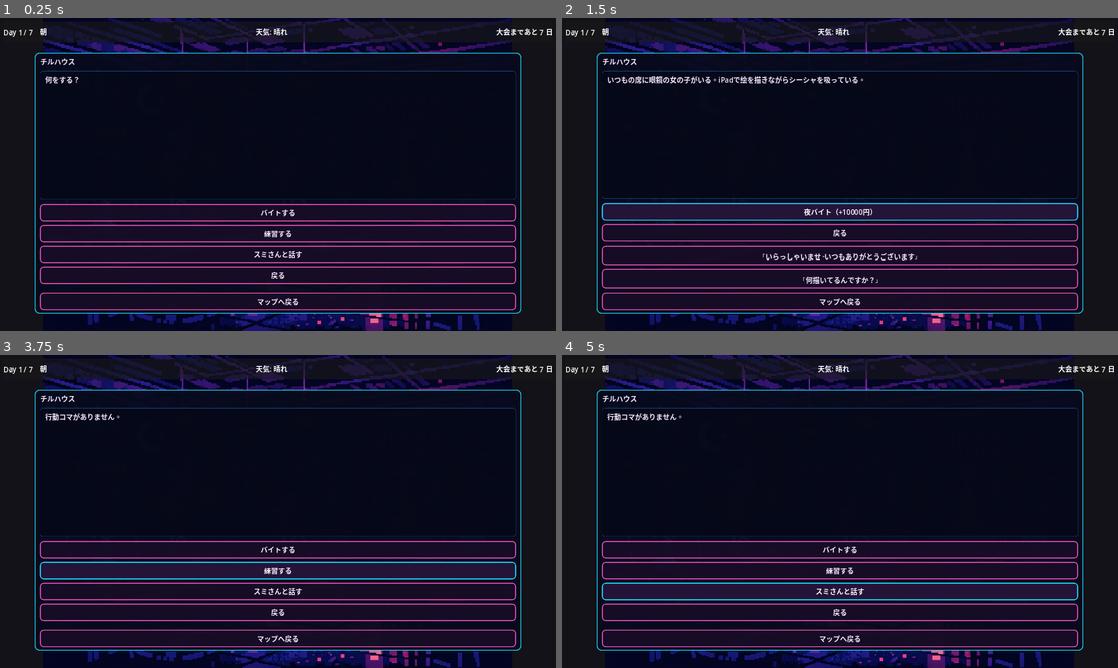
Above: before the commit, frames 1-4 (two rows, left to right).
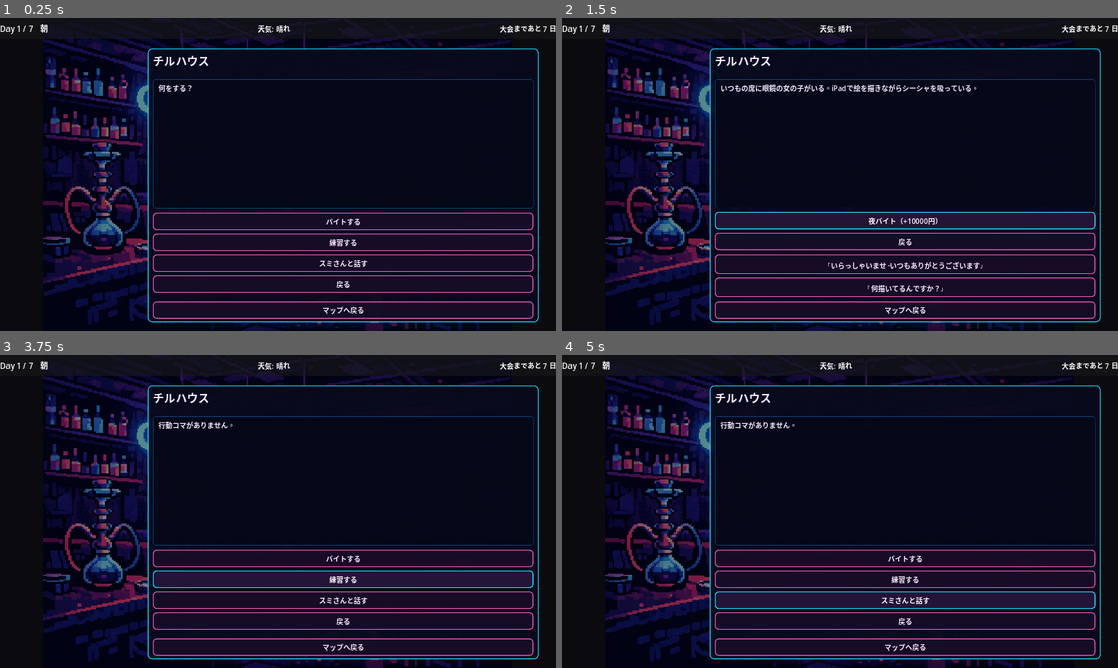
Above: after the commit, the same moments.

Repository: haseatsu114514-dot/shisha-game
Game: Godot game, scene res://scenes/daily/baito.tscn
The game is run twice, just before and just after one commit, with the same random seed, the same clock (stepped at 60 frames per second) and the same inputs. This scene is started directly instead of the project's main scene.
Inputs:
- Up to frame 1 (0.25 s): no input
- Up to frame 2 (1.5 s): click "バイトする" at 0.5 s; click "夜バイト（+10000円）" at 1.25 s
- Up to frame 3 (3.75 s): click "夜バイト（+10000円）" at 2 s; click "戻る" at 2.75 s; click "練習する" at 3.5 s
- Up to frame 4 (5 s): click "スミさんと話す" at 4.25 s

The runs differ from the first frame. In frame 1, 19% of the frame differs, in the area x 0-100%, y 0-100%; in frame 2, 22%; in frame 3, 21%; in frame 4, 20%.

Commit message:
UI刷新：VA-11 HALL-A / ペルソナ5風にシーン再構築
### 壊れた参照の修正
- morning_phone.tscn: Sheesha関連ノード・シグナル接続を完全除去
- sheesha_screen.tscn: 削除（SNS機能廃止に伴い）

### シーン再構築（全10シーン）
- title_screen.tscn: ロゴ画像・背景画像活用、メニューをパネル内に配置
- dialogue_box.tscn: VNスタイル（左にキャラ立ち絵、下部にテキストパネル）
- morning_phone.tscn: スマホフレーム画像を使用したLIME専用画面
- map.tscn: 背景マップ画像＋情報パネルを下部に配置
- baito.tscn: チルハウス背景画像＋半透明オーバーレイ＋右側パネル
- interaction.tscn: 左にキャラ立ち絵、右にテキスト＋選択肢パネル
- shop.tscn: ショップ背景＋スクロール可能なアイテムリスト
- night_end.tscn: DAY REPORTタイトル付きサマリー画面
- hud.tscn: レイヤー10に設定、フォントサイズ統一
- status_screen.tscn: 既存のまま（テーマで自動適用）

### マップの行動回数表示
- 残り行動コマ数をメッセージに表示

### デザイン方針
- 既存のネオン＋ダーク系テーマ（game_manager.gd）を活かす
- 背景画像の上に半透明オーバーレイで雰囲気統一
- パネルは画面右側配置でキャラ立ち絵との共存
- VA-11 HALL-A風：バーカウンター越しの会話レイアウト
- ペルソナ5風：HUDバーのカレンダー情報表示

Co-authored-by: haseatsu114514-dot <haseatsu114514-dot@users.noreply.github.com>

Diff:
--- a/scenes/daily/baito.tscn
+++ b/scenes/daily/baito.tscn
@@ -20,12 +20,19 @@
 expand_mode = 1
 stretch_mode = 5
 
+[node name="DarkOverlay" type="ColorRect" parent="."]
+layout_mode = 1
+anchors_preset = 15
+anchor_right = 1.0
+anchor_bottom = 1.0
+color = Color(0.0, 0.0, 0.02, 0.45)
+
 [node name="Panel" type="PanelContainer" parent="."]
 layout_mode = 1
-offset_left = 80.0
-offset_top = 80.0
-offset_right = 1200.0
-offset_bottom = 680.0
+offset_left = 340.0
+offset_top = 70.0
+offset_right = 1240.0
+offset_bottom = 700.0
 
 [node name="VBox" type="VBoxContainer" parent="Panel"]
 layout_mode = 2
@@ -34,12 +41,17 @@
 [node name="HeaderLabel" type="Label" parent="Panel/VBox"]
 unique_name_in_owner = true
 layout_mode = 2
-text = "チルハウス"
+theme_override_font_sizes/font_size = 26
+text = "CHILL HOUSE"
+
+[node name="Separator" type="HSeparator" parent="Panel/VBox"]
+layout_mode = 2
 
 [node name="BodyLabel" type="RichTextLabel" parent="Panel/VBox"]
 unique_name_in_owner = true
 layout_mode = 2
 size_flags_vertical = 3
+custom_minimum_size = Vector2(0, 140)
 text = "何をする？"
 
 [node name="MenuContainer" type="VBoxContainer" parent="Panel/VBox"]
@@ -55,6 +67,7 @@
 [node name="BackButton" type="Button" parent="Panel/VBox"]
 unique_name_in_owner = true
 layout_mode = 2
+custom_minimum_size = Vector2(0, 38)
 text = "マップへ戻る"
 
 [node name="HUD" parent="." instance=ExtResource("3")]
--- a/scenes/daily/interaction.tscn
+++ b/scenes/daily/interaction.tscn
@@ -15,38 +15,43 @@
 anchors_preset = 15
 anchor_right = 1.0
 anchor_bottom = 1.0
-color = Color(0.0470588, 0.0313726, 0.117647, 1)
-
-[node name="Panel" type="PanelContainer" parent="."]
-layout_mode = 1
-offset_left = 320.0
-offset_top = 90.0
-offset_right = 1160.0
-offset_bottom = 680.0
+color = Color(0.03, 0.02, 0.08, 1)
 
 [node name="CharacterPortrait" type="TextureRect" parent="."]
 unique_name_in_owner = true
 layout_mode = 1
-offset_left = 60.0
-offset_top = 120.0
-offset_right = 290.0
-offset_bottom = 640.0
+offset_left = 30.0
+offset_top = 80.0
+offset_right = 310.0
+offset_bottom = 680.0
 expand_mode = 1
 stretch_mode = 5
 
+[node name="Panel" type="PanelContainer" parent="."]
+layout_mode = 1
+offset_left = 340.0
+offset_top = 70.0
+offset_right = 1240.0
+offset_bottom = 700.0
+
 [node name="VBox" type="VBoxContainer" parent="Panel"]
 layout_mode = 2
-theme_override_constants/separation = 10
+theme_override_constants/separation = 12
 
 [node name="HeaderLabel" type="Label" parent="Panel/VBox"]
 unique_name_in_owner = true
 layout_mode = 2
+theme_override_font_sizes/font_size = 24
 text = "交流"
+
+[node name="Separator" type="HSeparator" parent="Panel/VBox"]
+layout_mode = 2
 
 [node name="BodyLabel" type="RichTextLabel" parent="Panel/VBox"]
 unique_name_in_owner = true
 layout_mode = 2
 size_flags_vertical = 3
+custom_minimum_size = Vector2(0, 160)
 
 [node name="OptionContainer" type="VBoxContainer" parent="Panel/VBox"]
 unique_name_in_owner = true
@@ -55,6 +60,7 @@
 
 [node name="BackButton" type="Button" parent="Panel/VBox"]
 layout_mode = 2
+custom_minimum_size = Vector2(0, 38)
 text = "戻る"
 
 [node name="HUD" parent="." instance=ExtResource("2")]
--- a/scenes/daily/map.tscn
+++ b/scenes/daily/map.tscn
@@ -48,31 +48,36 @@
 anchor_right = 1.0
 anchor_bottom = 1.0
 
-[node name="MapPanel" type="PanelContainer" parent="."]
+[node name="InfoPanel" type="PanelContainer" parent="."]
 layout_mode = 1
-offset_left = 34.0
-offset_top = 80.0
-offset_right = 516.0
-offset_bottom = 174.0
-self_modulate = Color(1, 1, 1, 0.86)
+offset_left = 30.0
+offset_top = 580.0
+offset_right = 500.0
+offset_bottom = 700.0
 
-[node name="MapVBox" type="VBoxContainer" parent="MapPanel"]
+[node name="InfoVBox" type="VBoxContainer" parent="InfoPanel"]
 layout_mode = 2
-theme_override_constants/separation = 6
+theme_override_constants/separation = 4
 
-[node name="TitleLabel" type="Label" parent="MapPanel/MapVBox"]
+[node name="AreaLabel" type="Label" parent="InfoPanel/InfoVBox"]
 layout_mode = 2
-text = "地方大会エリアマップ"
-horizontal_alignment = 0
+theme_override_font_sizes/font_size = 18
+text = "地方大会エリア"
 
-[node name="MessageLabel" type="Label" parent="MapPanel/MapVBox"]
+[node name="MessageLabel" type="Label" parent="InfoPanel/InfoVBox"]
 unique_name_in_owner = true
 layout_mode = 2
+theme_override_font_sizes/font_size = 16
 text = "行き先を選択"
 autowrap_mode = 3
+
+[node name="ActionLabel" type="Label" parent="InfoPanel/InfoVBox"]
+layout_mode = 2
+theme_override_font_sizes/font_size = 14
+text = ""
 
 [node name="HUD" parent="." instance=ExtResource("2")]
 
 [node name="ConfirmDialog" type="ConfirmationDialog" parent="."]
 unique_name_in_owner = true
-size = Vector2i(320, 120)
+size = Vector2i(340, 130)
--- a/scenes/daily/morning_phone.tscn
+++ b/scenes/daily/morning_phone.tscn
@@ -1,7 +1,8 @@
-[gd_scene load_steps=3 format=3]
+[gd_scene load_steps=4 format=3]
 
 [ext_resource type="Script" path="res://scripts/daily/morning_phone.gd" id="1"]
 [ext_resource type="PackedScene" path="res://scenes/ui/hud.tscn" id="2"]
+[ext_resource type="Texture2D" path="res://assets/ui/ui_phone_frame.png" id="3"]
 
 [node name="MorningPhone" type="Control"]
 layout_mode = 3
@@ -15,22 +16,32 @@
 anchors_preset = 15
 anchor_right = 1.0
 anchor_bottom = 1.0
-color = Color(0.0235294, 0.0705882, 0.113725, 1)
+color = Color(0.012, 0.02, 0.05, 1)
+
+[node name="PhoneTexture" type="TextureRect" parent="."]
+layout_mode = 1
+offset_left = 440.0
+offset_top = 20.0
+offset_right = 840.0
+offset_bottom = 700.0
+texture = ExtResource("3")
+expand_mode = 1
+stretch_mode = 5
 
 [node name="PhoneFrame" type="PanelContainer" parent="."]
 layout_mode = 1
-offset_left = 320.0
-offset_top = 40.0
-offset_right = 960.0
-offset_bottom = 680.0
+offset_left = 460.0
+offset_top = 60.0
+offset_right = 820.0
+offset_bottom = 660.0
 
 [node name="VBox" type="VBoxContainer" parent="PhoneFrame"]
 layout_mode = 2
-theme_override_constants/separation = 12
+theme_override_constants/separation = 16
 
-[node name="Title" type="Label" parent="PhoneFrame/VBox"]
+[node name="TimeLabel" type="Label" parent="PhoneFrame/VBox"]
 layout_mode = 2
-text = "朝のスマホ"
+text = "AM 7:00"
 horizontal_alignment = 1
 
 [node name="InfoLabel" type="Label" parent="PhoneFrame/VBox"]
@@ -38,54 +49,31 @@
 layout_mode = 2
 text = ""
 autowrap_mode = 3
+horizontal_alignment = 1
+
+[node name="Separator" type="HSeparator" parent="PhoneFrame/VBox"]
+layout_mode = 2
 
 [node name="NotificationLabel" type="Label" parent="PhoneFrame/VBox"]
 unique_name_in_owner = true
 layout_mode = 2
 text = "通知なし"
 autowrap_mode = 3
+horizontal_alignment = 1
+
+[node name="Spacer" type="Control" parent="PhoneFrame/VBox"]
+layout_mode = 2
+size_flags_vertical = 3
 
 [node name="LimeButton" type="Button" parent="PhoneFrame/VBox"]
 layout_mode = 2
-text = "LIMEを確認"
-
-[node name="SheeshaButton" type="Button" parent="PhoneFrame/VBox"]
-layout_mode = 2
-text = "Sheeshaを確認"
+text = "LIME を確認"
 
 [node name="ClosePhoneButton" type="Button" parent="PhoneFrame/VBox"]
 layout_mode = 2
 text = "スマホを閉じる"
 
-[node name="PostPanel" type="PanelContainer" parent="."]
-unique_name_in_owner = true
-visible = false
-layout_mode = 1
-offset_left = 360.0
-offset_top = 140.0
-offset_right = 920.0
-offset_bottom = 560.0
-
-[node name="PostVBox" type="VBoxContainer" parent="PostPanel"]
-layout_mode = 2
-theme_override_constants/separation = 10
-
-[node name="PostTitle" type="Label" parent="PostPanel/PostVBox"]
-layout_mode = 2
-text = "Sheeshaタイムライン"
-
-[node name="PostTextLabel" type="RichTextLabel" parent="PostPanel/PostVBox"]
-unique_name_in_owner = true
-layout_mode = 2
-size_flags_vertical = 3
-
-[node name="PostCloseButton" type="Button" parent="PostPanel/PostVBox"]
-layout_mode = 2
-text = "閉じる"
-
 [node name="HUD" parent="." instance=ExtResource("2")]
 
 [connection signal="pressed" from="PhoneFrame/VBox/LimeButton" to="." method="_on_lime_button_pressed"]
-[connection signal="pressed" from="PhoneFrame/VBox/SheeshaButton" to="." method="_on_sheesha_button_pressed"]
 [connection signal="pressed" from="PhoneFrame/VBox/ClosePhoneButton" to="." method="_on_close_phone_button_pressed"]
-[connection signal="pressed" from="PostPanel/PostVBox/PostCloseButton" to="." method="_on_post_close_button_pressed"]
--- a/scenes/daily/night_end.tscn
+++ b/scenes/daily/night_end.tscn
@@ -15,7 +15,7 @@
 anchors_preset = 15
 anchor_right = 1.0
 anchor_bottom = 1.0
-color = Color(0.0156863, 0.0196078, 0.054902, 1)
+color = Color(0.008, 0.01, 0.035, 1)
 
 [node name="Panel" type="PanelContainer" parent="."]
 layout_mode = 1
@@ -26,7 +26,16 @@
 
 [node name="VBox" type="VBoxContainer" parent="Panel"]
 layout_mode = 2
-theme_override_constants/separation = 10
+theme_override_constants/separation = 12
+
+[node name="Title" type="Label" parent="Panel/VBox"]
+layout_mode = 2
+theme_override_font_sizes/font_size = 22
+text = "DAY REPORT"
+horizontal_alignment = 1
+
+[node name="Separator" type="HSeparator" parent="Panel/VBox"]
+layout_mode = 2
 
 [node name="SummaryLabel" type="RichTextLabel" parent="Panel/VBox"]
 unique_name_in_owner = true
@@ -40,7 +49,7 @@
 
 [node name="AutoTimer" type="Timer" parent="."]
 unique_name_in_owner = true
-wait_time = 2.0
+wait_time = 2.5
 one_shot = true
 
 [node name="HUD" parent="." instance=ExtResource("2")]
--- a/scenes/daily/shop.tscn
+++ b/scenes/daily/shop.tscn
@@ -1,7 +1,8 @@
-[gd_scene load_steps=3 format=3]
+[gd_scene load_steps=4 format=3]
 
 [ext_resource type="Script" path="res://scripts/daily/shop.gd" id="1"]
 [ext_resource type="PackedScene" path="res://scenes/ui/hud.tscn" id="2"]
+[ext_resource type="Texture2D" path="res://assets/backgrounds/bg_shop.png" id="3"]
 
 [node name="Shop" type="Control"]
 layout_mode = 3
@@ -10,28 +11,52 @@
 anchor_bottom = 1.0
 script = ExtResource("1")
 
-[node name="Background" type="ColorRect" parent="."]
+[node name="Background" type="TextureRect" parent="."]
 layout_mode = 1
 anchors_preset = 15
 anchor_right = 1.0
 anchor_bottom = 1.0
-color = Color(0.0196078, 0.0745098, 0.117647, 1)
+texture = ExtResource("3")
+expand_mode = 1
+stretch_mode = 5
+
+[node name="DarkOverlay" type="ColorRect" parent="."]
+layout_mode = 1
+anchors_preset = 15
+anchor_right = 1.0
+anchor_bottom = 1.0
+color = Color(0.0, 0.0, 0.02, 0.5)
 
 [node name="Panel" type="PanelContainer" parent="."]
 layout_mode = 1
-offset_left = 120.0
-offset_top = 70.0
-offset_right = 1160.0
-offset_bottom = 680.0
+offset_left = 340.0
+offset_top = 60.0
+offset_right = 1240.0
+offset_bottom = 700.0
 
 [node name="VBox" type="VBoxContainer" parent="Panel"]
 layout_mode = 2
 theme_override_constants/separation = 10
 
-[node name="Title" type="Label" parent="Panel/VBox"]
+[node name="HeaderHBox" type="HBoxContainer" parent="Panel/VBox"]
 layout_mode = 2
-text = "シーシャショップ"
-horizontal_alignment = 1
+
+[node name="Title" type="Label" parent="Panel/VBox/HeaderHBox"]
+layout_mode = 2
+theme_override_font_sizes/font_size = 24
+text = "SMOKE SUPPLY"
+
+[node name="Spacer" type="Control" parent="Panel/VBox/HeaderHBox"]
+layout_mode = 2
+size_flags_horizontal = 3
+
+[node name="MoneyLabel" type="Label" parent="Panel/VBox/HeaderHBox"]
+layout_mode = 2
+theme_override_font_sizes/font_size = 18
+text = ""
+
+[node name="Separator" type="HSeparator" parent="Panel/VBox"]
+layout_mode = 2
 
 [node name="InfoLabel" type="Label" parent="Panel/VBox"]
 unique_name_in_owner = true
@@ -39,14 +64,19 @@
 text = ""
 autowrap_mode = 3
 
-[node name="ItemContainer" type="VBoxContainer" parent="Panel/VBox"]
+[node name="ScrollContainer" type="ScrollContainer" parent="Panel/VBox"]
+layout_mode = 2
+size_flags_vertical = 3
+
+[node name="ItemContainer" type="VBoxContainer" parent="Panel/VBox/ScrollContainer"]
 unique_name_in_owner = true
 layout_mode = 2
-size_flags_vertical = 3
-theme_override_constants/separation = 8
+size_flags_horizontal = 3
+theme_override_constants/separation = 6
 
 [node name="BackButton" type="Button" parent="Panel/VBox"]
 layout_mode = 2
+custom_minimum_size = Vector2(0, 38)
 text = "マップへ戻る"
 
 [node name="HUD" parent="." instance=ExtResource("2")]
--- a/scenes/dialogue/dialogue_box.tscn
+++ b/scenes/dialogue/dialogue_box.tscn
@@ -14,7 +14,7 @@
 anchors_preset = 15
 anchor_right = 1.0
 anchor_bottom = 1.0
-color = Color(0.0196078, 0.0235294, 0.0666667, 1)
+color = Color(0.012, 0.016, 0.045, 1)
 
 [node name="BackgroundImage" type="TextureRect" parent="."]
 unique_name_in_owner = true
@@ -25,53 +25,67 @@
 expand_mode = 1
 stretch_mode = 5
 
-[node name="PortraitFrame" type="PanelContainer" parent="."]
+[node name="BGOverlay" type="ColorRect" parent="."]
 layout_mode = 1
-offset_left = 70.0
-offset_top = 100.0
-offset_right = 390.0
-offset_bottom = 620.0
+anchors_preset = 15
+anchor_right = 1.0
+anchor_bottom = 1.0
+color = Color(0.0, 0.0, 0.02, 0.3)
 
-[node name="CharacterPortrait" type="TextureRect" parent="PortraitFrame"]
+[node name="CharacterPortrait" type="TextureRect" parent="."]
 unique_name_in_owner = true
-layout_mode = 2
-size_flags_horizontal = 3
-size_flags_vertical = 3
+layout_mode = 1
+offset_left = 40.0
+offset_top = 40.0
+offset_right = 360.0
+offset_bottom = 440.0
 expand_mode = 1
 stretch_mode = 5
 
 [node name="DialoguePanel" type="PanelContainer" parent="."]
 layout_mode = 1
-offset_left = 40.0
-offset_top = 460.0
-offset_right = 1240.0
+offset_left = 30.0
+offset_top = 470.0
+offset_right = 1250.0
 offset_bottom = 700.0
 
-[node name="VBox" type="VBoxContainer" parent="DialoguePanel"]
+[node name="Margin" type="MarginContainer" parent="DialoguePanel"]
 layout_mode = 2
-theme_override_constants/separation = 8
+theme_override_constants/margin_left = 20
+theme_override_constants/margin_right = 20
+theme_override_constants/margin_top = 10
+theme_override_constants/margin_bottom = 10
 
-[node name="SpeakerLabel" type="Label" parent="DialoguePanel/VBox"]
+[node name="VBox" type="VBoxContainer" parent="DialoguePanel/Margin"]
+layout_mode = 2
+theme_override_constants/separation = 6
+
+[node name="SpeakerLabel" type="Label" parent="DialoguePanel/Margin/VBox"]
 unique_name_in_owner = true
 layout_mode = 2
-text = "Speaker"
+theme_override_font_sizes/font_size = 20
+text = ""
 
-[node name="TextLabel" type="RichTextLabel" parent="DialoguePanel/VBox"]
+[node name="TextLabel" type="RichTextLabel" parent="DialoguePanel/Margin/VBox"]
 unique_name_in_owner = true
 layout_mode = 2
 size_flags_vertical = 3
+custom_minimum_size = Vector2(0, 100)
 bbcode_enabled = false
 text = ""
 
-[node name="ChoiceContainer" type="VBoxContainer" parent="DialoguePanel/VBox"]
+[node name="ChoiceContainer" type="VBoxContainer" parent="DialoguePanel/Margin/VBox"]
 unique_name_in_owner = true
 layout_mode = 2
 theme_override_constants/separation = 6
 
-[node name="AdvanceButton" type="Button" parent="DialoguePanel/VBox"]
+[node name="AdvanceButton" type="Button" parent="DialoguePanel/Margin/VBox"]
 unique_name_in_owner = true
 layout_mode = 2
-text = "次へ"
+size_flags_horizontal = 8
+custom_minimum_size = Vector2(120, 36)
+theme_override_font_sizes/font_size = 16
+text = "▶"
 
 [node name="TypingTimer" type="Timer" parent="."]
 unique_name_in_owner = true
--- a/scenes/title/title_screen.tscn
+++ b/scenes/title/title_screen.tscn
@@ -1,6 +1,8 @@
-[gd_scene load_steps=2 format=3]
+[gd_scene load_steps=4 format=3]
 
 [ext_resource type="Script" path="res://scripts/title/title_screen.gd" id="1"]
+[ext_resource type="Texture2D" path="res://assets/backgrounds/bg_title.png" id="2"]
+[ext_resource type="Texture2D" path="res://assets/ui/ui_title_logo.png" id="3"]
 
 [node name="TitleScreen" type="Control"]
 layout_mode = 3
@@ -9,93 +11,125 @@
 anchor_bottom = 1.0
 script = ExtResource("1")
 
-[node name="Background" type="ColorRect" parent="."]
+[node name="Background" type="TextureRect" parent="."]
 layout_mode = 1
 anchors_preset = 15
 anchor_right = 1.0
 anchor_bottom = 1.0
-color = Color(0.0313726, 0.0392157, 0.0901961, 1)
+texture = ExtResource("2")
+expand_mode = 1
+stretch_mode = 5
+
+[node name="Overlay" type="ColorRect" parent="."]
+layout_mode = 1
+anchors_preset = 15
+anchor_right = 1.0
+anchor_bottom = 1.0
+color = Color(0.02, 0.02, 0.06, 0.55)
+
+[node name="LogoRect" type="TextureRect" parent="."]
+layout_mode = 1
+offset_left = 340.0
+offset_top = 40.0
+offset_right = 940.0
+offset_bottom = 200.0
+texture = ExtResource("3")
+expand_mode = 1
+stretch_mode = 5
 
 [node name="TitleLabel" type="Label" parent="."]
 layout_mode = 1
-offset_left = 428.0
-offset_top = 72.0
-offset_right = 852.0
-offset_bottom = 150.0
-theme_override_font_sizes/font_size = 48
+offset_left = 80.0
+offset_top = 210.0
+offset_right = 1200.0
+offset_bottom = 290.0
+theme_override_font_sizes/font_size = 52
 text = "煙の向こう側"
 horizontal_alignment = 1
 
-[node name="PackiiPlaceholder" type="ColorRect" parent="."]
+[node name="SubtitleLabel" type="Label" parent="."]
 layout_mode = 1
-offset_left = 500.0
-offset_top = 170.0
-offset_right = 780.0
-offset_bottom = 430.0
-color = Color(0.427451, 0.298039, 0.329412, 1)
+offset_left = 80.0
+offset_top = 290.0
+offset_right = 1200.0
+offset_bottom = 330.0
+theme_override_font_sizes/font_size = 18
+text = "Beyond the Smoke"
+horizontal_alignment = 1
 
-[node name="Menu" type="VBoxContainer" parent="."]
+[node name="MenuPanel" type="PanelContainer" parent="."]
 layout_mode = 1
-offset_left = 500.0
-offset_top = 460.0
-offset_right = 780.0
-offset_bottom = 650.0
+offset_left = 440.0
+offset_top = 380.0
+offset_right = 840.0
+offset_bottom = 620.0
+
+[node name="Menu" type="VBoxContainer" parent="MenuPanel"]
+layout_mode = 2
 theme_override_constants/separation = 12
 
-[node name="NewGameButton" type="Button" parent="Menu"]
+[node name="NewGameButton" type="Button" parent="MenuPanel/Menu"]
 layout_mode = 2
-text = "▶ はじめから"
+custom_minimum_size = Vector2(0, 44)
+text = "NEW GAME"
 
-[node name="ContinueButton" type="Button" parent="Menu"]
+[node name="ContinueButton" type="Button" parent="MenuPanel/Menu"]
 layout_mode = 2
-text = "▶ つづきから"
+custom_minimum_size = Vector2(0, 44)
+text = "CONTINUE"
 
-[node name="SettingsButton" type="Button" parent="Menu"]
+[node name="SettingsButton" type="Button" parent="MenuPanel/Menu"]
 layout_mode = 2
-text = "▶ 設定"
+custom_minimum_size = Vector2(0, 44)
+text = "SETTINGS"
 
-[node name="QuitButton" type="Button" parent="Menu"]
+[node name="QuitButton" type="Button" parent="MenuPanel/Menu"]
 layout_mode = 2
-text = "▶ 終了"
+custom_minimum_size = Vector2(0, 44)
+text = "QUIT"
 
 [node name="InfoLabel" type="Label" parent="."]
 unique_name_in_owner = true
 layout_mode = 1
-offset_left = 20.0
-offset_top = 680.0
-offset_right = 580.0
-offset_bottom = 712.0
-text = ""
+offset_left = 40.0
+offset_top = 650.0
+offset_right = 700.0
+offset_bottom = 710.0
+theme_override_font_sizes/font_size = 16
+text = "第1章：地方大会編「なんとなく始めた」"
 
 [node name="CopyrightLabel" type="Label" parent="."]
 layout_mode = 1
-offset_left = 1120.0
+offset_left = 1000.0
 offset_top = 690.0
 offset_right = 1260.0
 offset_bottom = 715.0
-text = "(c) 20XX"
+theme_override_font_sizes/font_size = 14
+text = "(c) 2026"
+horizontal_alignment = 2
 
 [node name="SettingsPanel" type="PanelContainer" parent="."]
 unique_name_in_owner = true
 visible = false
 layout_mode = 1
-offset_left = 390.0
-offset_top = 170.0
-offset_right = 890.0
-offset_bottom = 530.0
+offset_left = 340.0
+offset_top = 150.0
+offset_right = 940.0
+offset_bottom = 570.0
 
 [node name="SettingsContent" type="VBoxContainer" parent="SettingsPanel"]
 layout_mode = 2
-theme_override_constants/separation = 10
+theme_override_constants/separation = 14
 
 [node name="SettingsTitle" type="Label" parent="SettingsPanel/SettingsContent"]
 layout_mode = 2
-text = "設定"
+theme_override_font_sizes/font_size = 28
+text = "SETTINGS"
 horizontal_alignment = 1
 
 [node name="BGMLabel" type="Label" parent="SettingsPanel/SettingsContent"]
 layout_mode = 2
-text = "BGM音量"
+text = "BGM Volume"
 
 [node name="BGMSlider" type="HSlider" parent="SettingsPanel/SettingsContent"]
 unique_name_in_owner = true
@@ -106,7 +140,7 @@
 
 [node name="SELabel" type="Label" parent="SettingsPanel/SettingsContent"]
 layout_mode = 2
-text = "SE音量"
+text = "SE Volume"
 
 [node name="SESlider" type="HSlider" parent="SettingsPanel/SettingsContent"]
 unique_name_in_owner = true
@@ -117,7 +151,7 @@
 
 [node name="TextSpeedLabel" type="Label" parent="SettingsPanel/SettingsContent"]
 layout_mode = 2
-text = "テキスト速度"
+text = "Text Speed"
 
 [node name="TextSpeedSlider" type="HSlider" parent="SettingsPanel/SettingsContent"]
 unique_name_in_owner = true
@@ -129,10 +163,11 @@
 
 [node name="CloseSettingsButton" type="Button" parent="SettingsPanel/SettingsContent"]
 layout_mode = 2
-text = "閉じる"
+custom_minimum_size = Vector2(0, 40)
+text = "CLOSE"
 
-[connection signal="pressed" from="Menu/NewGameButton" to="." method="_on_new_game_pressed"]
-[connection signal="pressed" from="Menu/ContinueButton" to="." method="_on_continue_pressed"]
-[connection signal="pressed" from="Menu/SettingsButton" to="." method="_on_settings_pressed"]
-[connection signal="pressed" from="Menu/QuitButton" to="." method="_on_quit_pressed"]
+[connection signal="pressed" from="MenuPanel/Menu/NewGameButton" to="." method="_on_new_game_pressed"]
+[connection signal="pressed" from="MenuPanel/Menu/ContinueButton" to="." method="_on_continue_pressed"]
+[connection signal="pressed" from="MenuPanel/Menu/SettingsButton" to="." method="_on_settings_pressed"]
+[connection signal="pressed" from="MenuPanel/Menu/QuitButton" to="." method="_on_quit_pressed"]
 [connection signal="pressed" from="SettingsPanel/SettingsContent/CloseSettingsButton" to="." method="_on_close_settings_pressed"]
--- a/scenes/ui/hud.tscn
+++ b/scenes/ui/hud.tscn
@@ -3,21 +3,24 @@
 [ext_resource type="Script" path="res://scripts/ui/hud.gd" id="1"]
 
 [node name="HUD" type="CanvasLayer"]
+layer = 10
 script = ExtResource("1")
 
 [node name="TopBar" type="PanelContainer" parent="."]
 anchor_right = 1.0
-offset_left = 8.0
-offset_top = 8.0
-offset_right = -8.0
-offset_bottom = 56.0
+offset_left = 0.0
+offset_top = 0.0
+offset_right = 0.0
+offset_bottom = 48.0
 
 [node name="HBox" type="HBoxContainer" parent="TopBar"]
 layout_mode = 2
+theme_override_constants/separation = 20
 
 [node name="DateTimeLabel" type="Label" parent="TopBar/HBox"]
 unique_name_in_owner = true
 layout_mode = 2
+theme_override_font_sizes/font_size = 18
 text = "Day 1 / 7　朝"
 
 [node name="Spacer" type="Control" parent="TopBar/HBox"]
@@ -27,6 +30,7 @@
 [node name="WeatherLabel" type="Label" parent="TopBar/HBox"]
 unique_name_in_owner = true
 layout_mode = 2
+theme_override_font_sizes/font_size = 16
 text = "天気: 晴れ"
 horizontal_alignment = 1
 
@@ -37,5 +41,6 @@
 [node name="RemainingDaysLabel" type="Label" parent="TopBar/HBox"]
 unique_name_in_owner = true
 layout_mode = 2
+theme_override_font_sizes/font_size = 16
 text = "大会まであと 7 日"
 horizontal_alignment = 2
--- a/scenes/ui/sheesha_screen.tscn
+++ /dev/null
@@ -1,23 +0,0 @@
-[gd_scene format=3]
-
-[node name="SheeshaScreen" type="Control"]
-layout_mode = 3
-anchors_preset = 15
-anchor_right = 1.0
-anchor_bottom = 1.0
-
-[node name="ColorRect" type="ColorRect" parent="."]
-layout_mode = 1
-anchors_preset = 15
-anchor_right = 1.0
-anchor_bottom = 1.0
-color = Color(0.101961, 0.2, 0.2, 1)
-
-[node name="Label" type="Label" parent="."]
-layout_mode = 1
-offset_left = 420.0
-offset_top = 330.0
-offset_right = 860.0
-offset_bottom = 390.0
-text = "Sheesha画面（仮）"
-horizontal_alignment = 1
--- a/scripts/daily/map.gd
+++ b/scripts/daily/map.gd
@@ -71,7 +71,7 @@
 		child.queue_free()
 
 	_apply_map_visuals()
-	message_label.text = "行き先を選択"
+	message_label.text = "行き先を選択　（残り行動：%d）" % CalendarManager.actions_remaining
 
 	for spot in _build_spot_list():
 		_add_spot_marker(spot)
